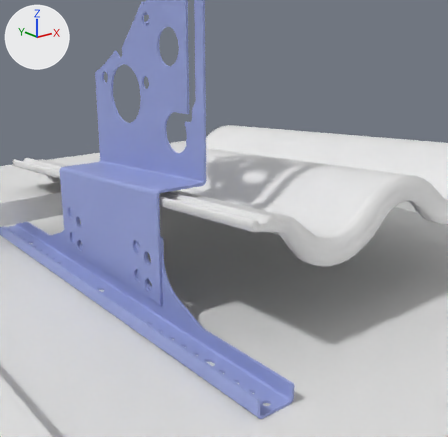
One commit to the glTF model Konsol_CWL.glb: the scene before it, then after it.
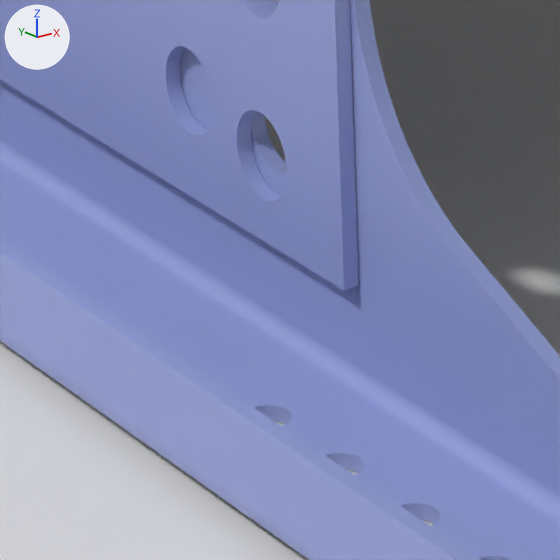
Each version is shown from a 50 mm lens placed at (-0.3733, -0.4764, 0.2239), pointed at (-0.0855, -0.1165, 0.0799), then close up on the part from 25% to 43% of the width and 60% to 79% of the height. Lighting does not change. The marker at upper left points along +X, +Y and +Z. The older version's two pictures come first. Both versions are drawn at frame 96 of the action 'Konsol Move'; the numbers are the values there.

The first close-up shows '410003-2.008', '420073-1', 'Plane'.
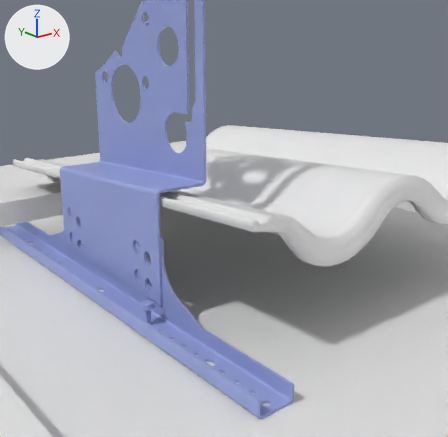
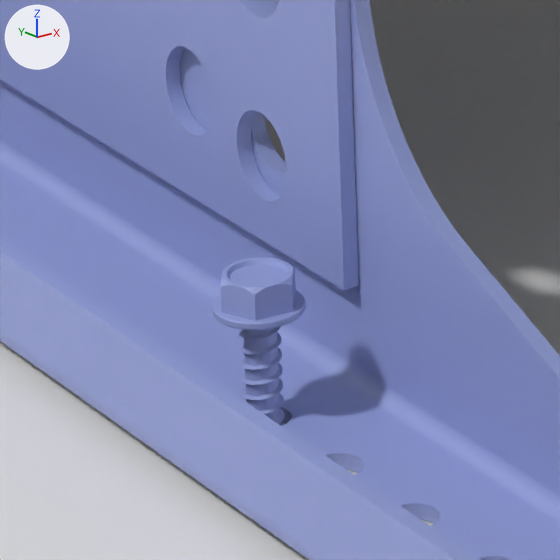
The change, as a list of edits to the scene's bpy script:
```text
Add mat_defaultmaterial_002:
    mat_defaultmaterial_002 = bpy.data.materials.new('DefaultMaterial.002')
    mat_defaultmaterial_002.use_nodes = True; mat_defaultmaterial_002.node_tree.nodes.clear()
    _N = mat_defaultmaterial_002.node_tree.nodes; _L = mat_defaultmaterial_002.node_tree.links
    n0 = _N.new('ShaderNodeOutputMaterial'); n0.name = 'Material Output'
    n1 = _N.new('ShaderNodeBsdfPrincipled'); n1.name = 'Principled BSDF'
    n2 = _N.new('ShaderNodeVertexColor'); n2.name = 'Color Attribute'
    _L.new(n1.outputs[0], n0.inputs[0])  # 'BSDF' to 'Surface'
    _L.new(n2.outputs[0], n1.inputs[0])  # 'Color' to 'Base Color'
Add me_480006_2:
    me_480006_2.from_pydata(...)  # 3870 vertices, 7736 faces; spans x -0.0053..0.0053, y -0.0053..0.0053, z 0.0004..0.0401
    me_480006_2.materials.append(mat_defaultmaterial_002)
Add ob_träskruv_4_8x32_hex:
    ob_träskruv_4_8x32_hex = bpy.data.objects.new('Träskruv 4.8x32 HEX', me_480006_2)
    ob_träskruv_4_8x32_hex.location = (-0.1467, -0.0995, -0.0198)
    ob_träskruv_4_8x32_hex.rotation_euler = (0.0, 0.0, 3.026)  # degrees (0, 0, 173)
```

What differs and where, as boxes [x1, y1, x2, y2] in the close-ups (560 x 560 px):
'Träskruv 4.8x32 HEX', added (blue)
    after: [212, 257, 306, 426]
